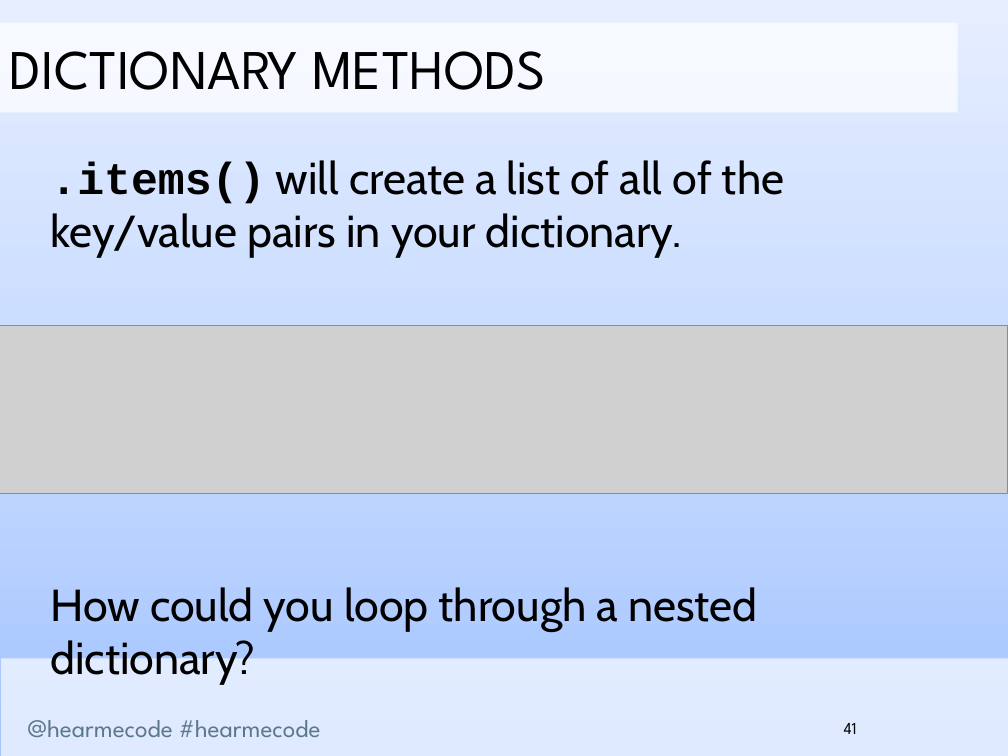
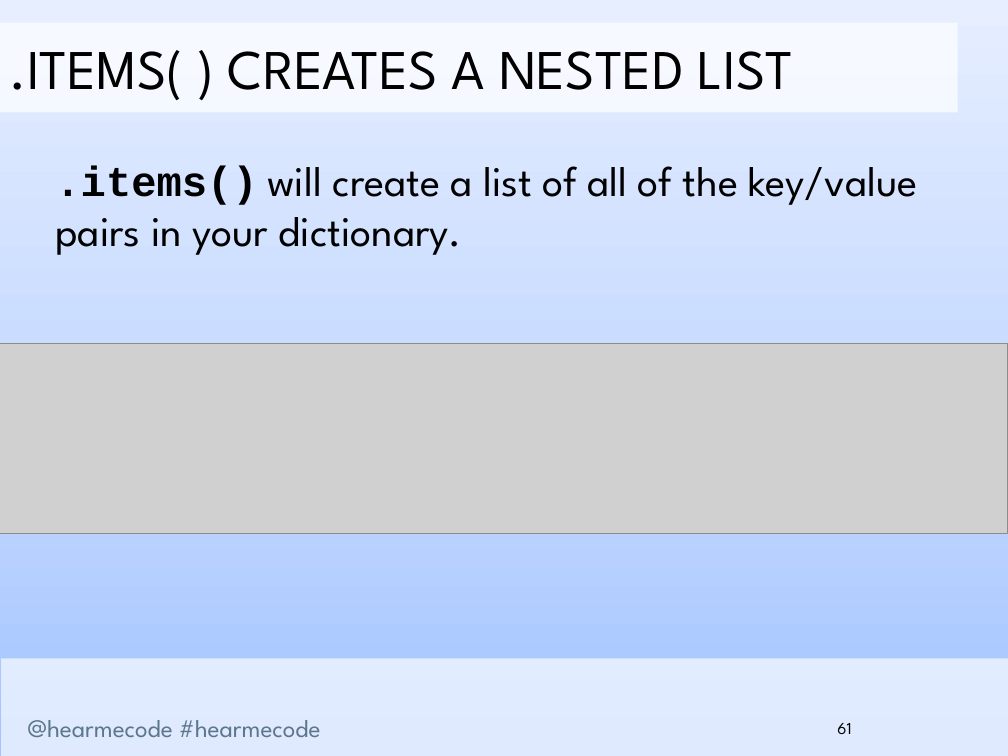
Before and after one commit to hearmecode/slides, a slide deck: slide 61 of Lesson 3/Hear Me Code - File Handling and Dictionaries.pptx (slide 41 before the commit). Drawn at 1008x756 pixels with LibreOffice and Linux fonts; fonts in the diff are those of the drawing; grey boxes stand for pictures; background and template pictures are left out. Boxes give left, top, right and bottom in pixels: in the first picture for what was removed or moved away, otherwise in the second. Text is boxed around its words. In the diff, an @@ line names an element or a change of style, - is before the commit and + after.

```diff
--- a/Lesson 3/Hear Me Code - File Handling and Dictionaries.pptx
+++ b/Lesson 3/Hear Me Code - File Handling and Dictionaries.pptx
@@ text in rectangle at [10,50,793,100]: text changed @@
-DICTIONARY METHODS
+.ITEMS( ) CREATES A NESTED LIST
@@ text ".items() will create a list ..." at [55,165,917,255]: size 32 to 30.1 pt; font Cabin to League Spartan in "will create a list of all of ..." @@
@@ picture: place and size @@
-picture at [0,326,1008,494]
+picture at [0,343,1008,533]
@@ text at [50,587,757,631]: paragraph removed @@
-How could you loop through a nested dictionary?
@@ page number at [837,723,851,734]: text changed @@
-41
+61
```
Also in this commit, not shown: 35 other slides changed, 28 slides added, 6 slides removed, 3 other files.
